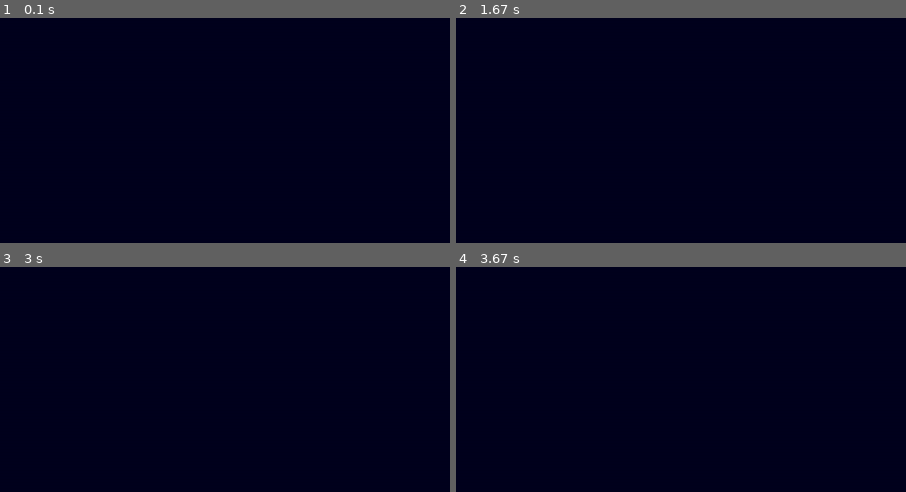
Above: before the commit, frames 1-4 (two rows, left to right).
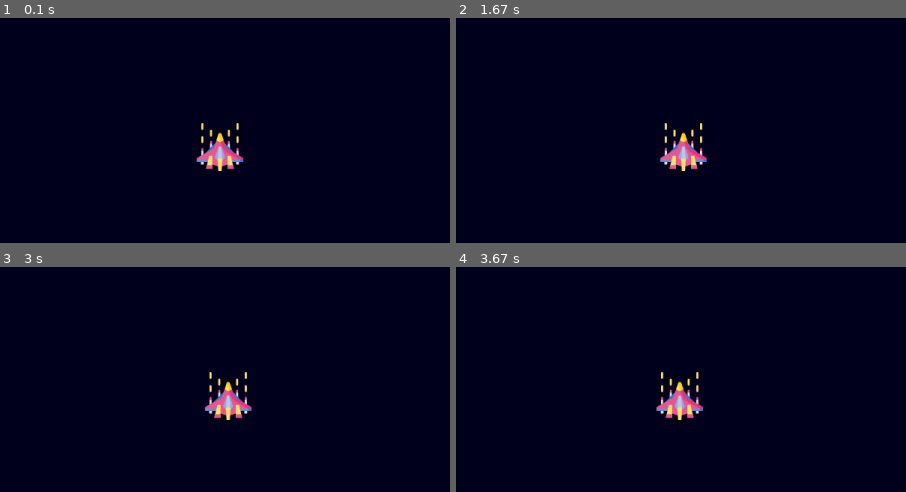
Above: after the commit, the same moments.

Repository: G-Eva89/SpaceInvaderPygameProject
Game: pygame game, started from main.py
The game is run twice, just before and just after one commit, with the same random seed, the same clock (stepped at 60 frames per second) and the same inputs.
Inputs:
- Up to frame 1 (0.1 s): no input
- Up to frame 2 (1.67 s): hold Right 0.33-0.8 s; hold Right 0.83-1.3 s; hold Left from 1.33 s (still down)
- Up to frame 3 (3 s): release Left at 1.87 s; hold Left 1.9-2.3 s; hold Right 2.33-2.97 s
- Up to frame 4 (3.67 s): hold Left 3-3.47 s; hold Right from 3.5 s (still down)
The pictures show only the part of the screen within x 26-76%, y 50-100%; the shares and areas given below are measured in that part.

The runs differ from the first frame. In frame 1, 1.1% of the frame differs, in the area x 43-55%, y 46-68%; in frame 2, 1.1%; in frame 3, 1.1%; in frame 4, 1.1%.

Commit message:
Added Player

Diff:
--- a/main.py
+++ b/main.py
@@ -12,6 +12,18 @@
 gameicon = pygame.image.load("spacetravel.png")
 pygame.display.set_icon(gameicon)
 
+#adding player to the game
+playericon = pygame.image.load("spaceship.png")
+
+#initial coordinates to the position of player
+playerX = 568   #1200/2 - 64/2; 64 is the pixel size of playericon
+playerY = 440
+playerX_change = 0
+
+def player(x,y):
+    #draws the image of player at the given coordinates
+    screen.blit(playericon, (x,y))
+
 running = True
 while running:
 
@@ -24,6 +36,32 @@
         if event.type == pygame.QUIT:
             running = False
 
+        #checks whether any keystroke is pressed
+        if event.type == pygame.KEYDOWN:
+
+            #check if its left or right arrow key pressed
+            if event.key == pygame.K_LEFT:
+                playerX_change = -0.3
+
+            if event.key == pygame.K_RIGHT:
+                playerX_change = 0.3
+
+        #checks whether the keystroke has been released
+        if event.type == pygame.KEYUP:
+            if event.key == pygame.K_LEFT or event.key == pygame.K_RIGHT:
+                playerX_change = 0
+
+
+    #adding boundaries to the player movement
+    #1136 = 1200-64(size of playericon
+    if playerX<=0:
+        playerX=0
+    elif playerX>=1136:
+        playerX=1136
+
+
+    playerX += playerX_change
+    player(playerX,playerY)
 
     #update the screen to reflect the changes made in this while loop
     pygame.display.update()
Binary file removed: spaceship2.png
